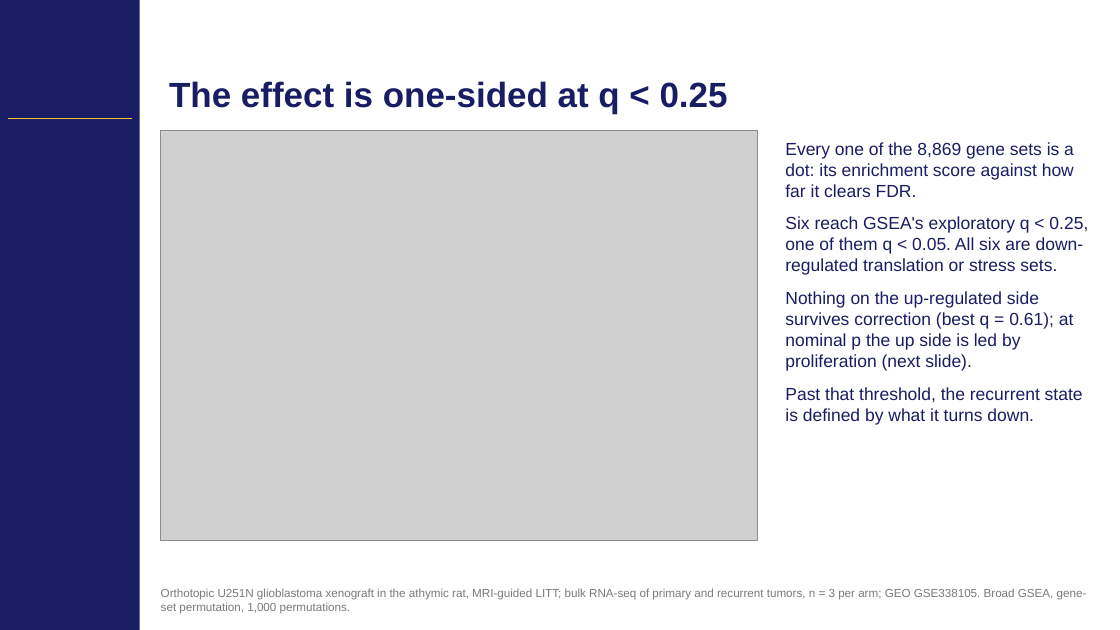
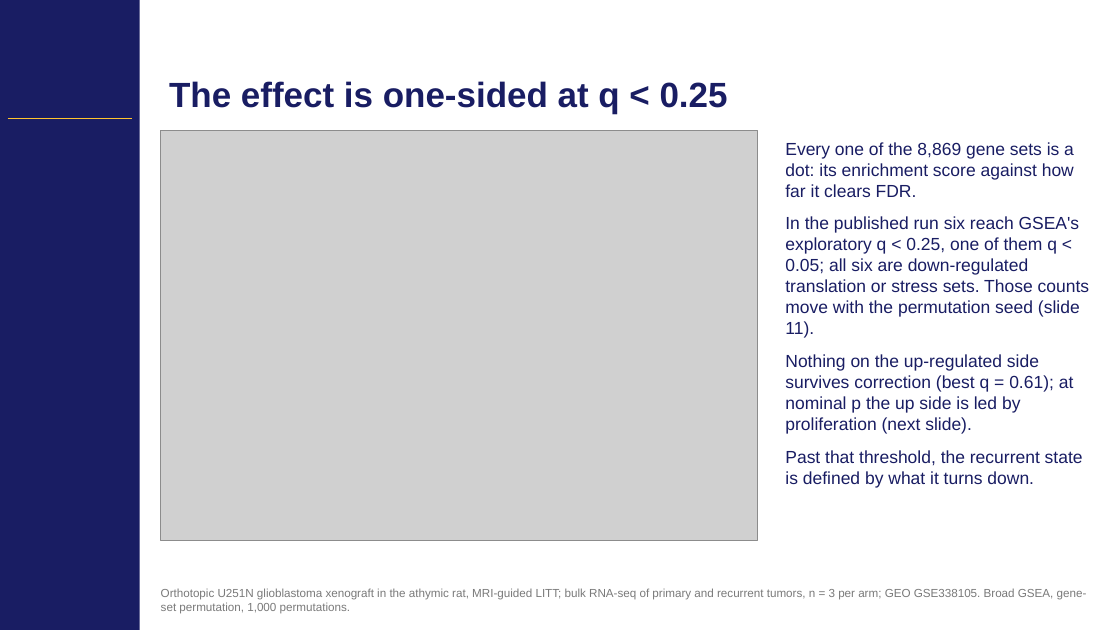
Before and after one commit to Gregory-Schwing-MD-PhD/u251-xenograft-rat-RNASeq-study, a slide deck: slide 13 of SLIDES/CNS2026_Schwing_Abstract418_CNStemplate.pptx. Drawn at 1120x630 pixels with LibreOffice and Linux fonts; fonts in the diff are those of the drawing; grey boxes stand for pictures; background and template pictures are left out. Boxes give left, top, right and bottom in pixels: in the first picture for what was removed or moved away, otherwise in the second. Text is boxed around its words. In the diff, an @@ line names an element or a change of style, - is before the commit and + after.

```diff
--- a/SLIDES/CNS2026_Schwing_Abstract418_CNStemplate.pptx
+++ b/SLIDES/CNS2026_Schwing_Abstract418_CNStemplate.pptx
@@ text at box(785, 216, 1090, 338): text changed @@
-Six reach GSEA's exploratory q < 0.25, one of them q < 0.05. All six are down-regulated translation or stress sets.
+In the published run six reach GSEA's exploratory q < 0.25, one of them q < 0.05; all six are down-regulated translation or stress sets. Those counts move with the permutation seed (slide 11).
```
Also in this commit, not shown: 4 other slides changed, 9 other files.
